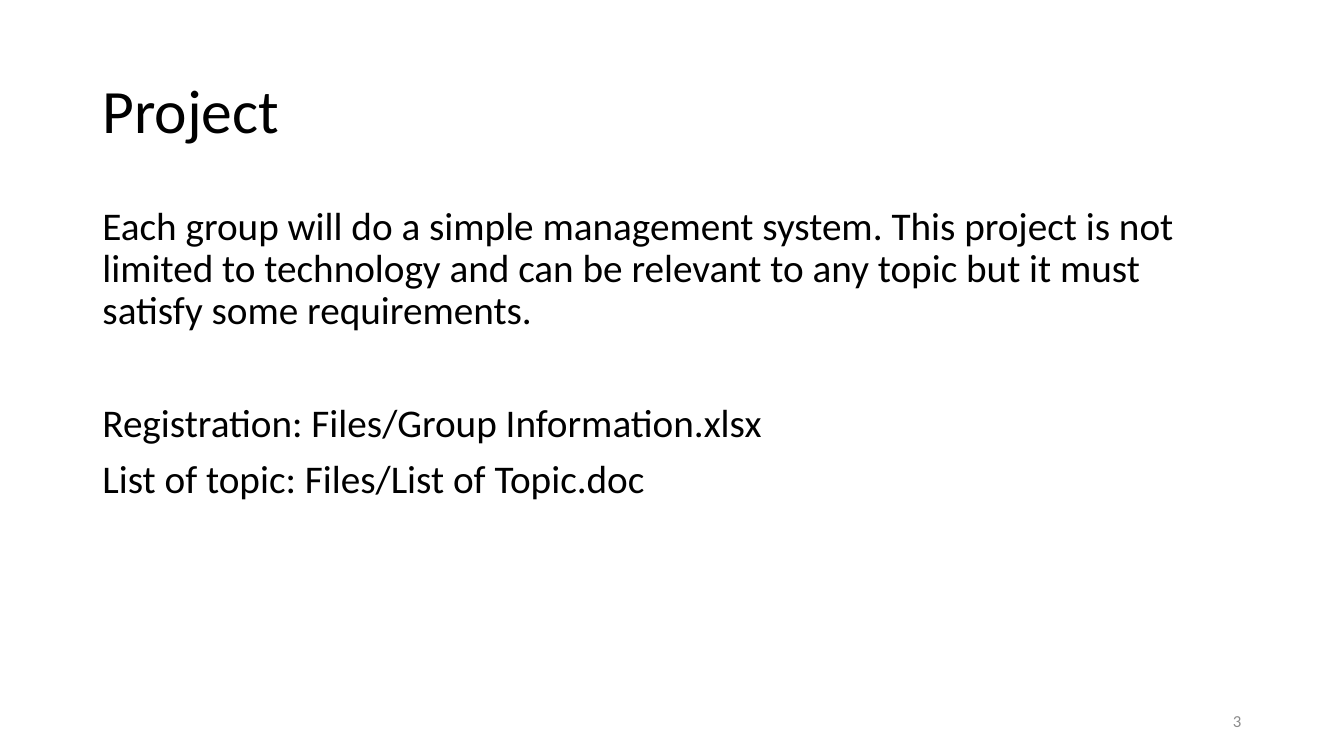
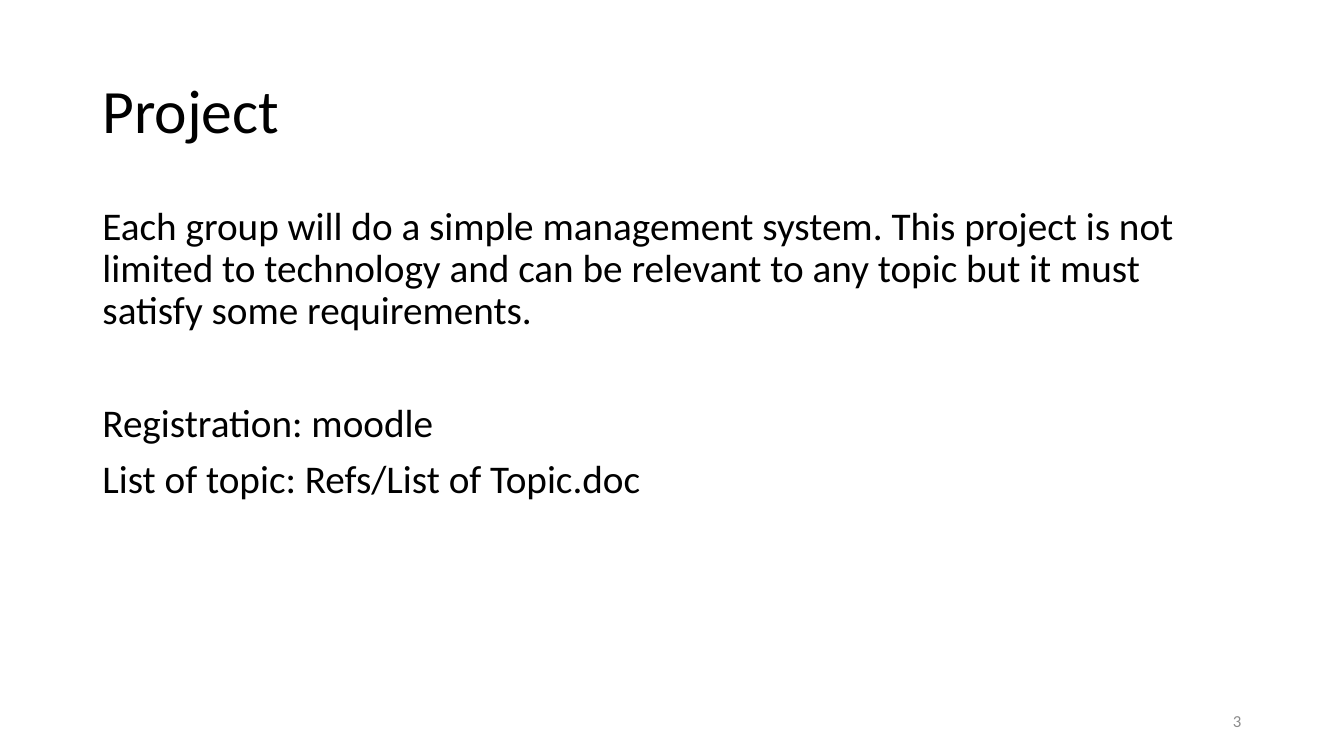
Before and after one commit to vutuanhai237/CourseMaterials, a slide deck: slide 3 of CS4273-Introduce to Software Engineering/Slides/Lab 0. Introduction.pptx. Drawn at 1344x756 pixels with LibreOffice and Linux fonts; fonts in the diff are those of the drawing. Boxes give left, top, right and bottom in pixels: in the first picture for what was removed or moved away, otherwise in the second. Text is boxed around its words. In the diff, an @@ line names an element or a change of style, - is before the commit and + after.

Commit message:
Update refs

```diff
--- a/CS4273-Introduce to Software Engineering/Slides/Lab 0. Introduction.pptx
+++ b/CS4273-Introduce to Software Engineering/Slides/Lab 0. Introduction.pptx
@@ text at (102,409,640,500): text changed @@
-Registration: Files/Group Information.xlsx
-List of topic: Files/List of Topic.doc
+Registration: moodle
+List of topic: Refs/List of Topic.doc
```
Also in this commit, not shown: 4 other slides changed, 7 other files.
